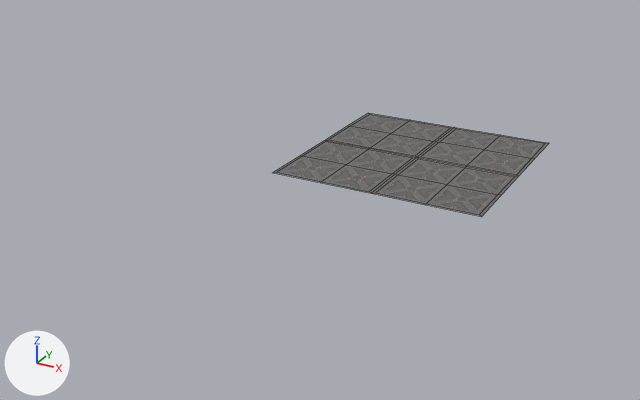
One commit to the FBX model assets/models/platform.fbx: the scene before it, then after it.
Camera for both pictures: a 50 mm lens placed at (14.1, -27.6, 12.1), pointed at (-0.6, -1.0, -1.2). The axes (+X, +Y, +Z) are drawn at lower left. The lights are the same throughout. The first picture is the older version. Mesh edges are drawn as thin lines. Where no turn or scale is listed for an object, it has been applied to the vertices.

Objects in the first picture: 'Platform_X8'.
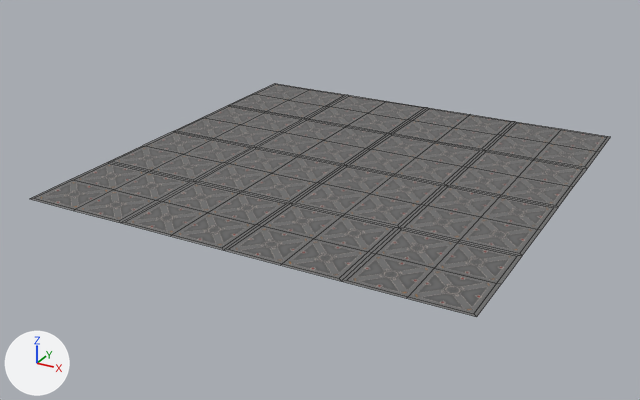
Pixel boxes [x1, y1, x2, y2] of what changed, in the pictures (640 x 400 px):
'Platform_X8', reshaped, moved (110% wider, 124% taller)
    before: [273, 113, 549, 217]
    after: [30, 83, 610, 317]
part 1 of me_mesh, added
    after: [30, 83, 610, 317]

Edits to the bpy script that builds the scene:
```text
Change me_mesh:
    used by ob_platform_x8; location = (2.0, 2.0, 0.0)
    remove me_mesh.from_pydata(...)  # 57 vertices, 48 faces; spans x -4.0..4.0, y -4.0..4.0, z 0.0
    add me_mesh.from_pydata(...)  # 209 vertices, 192 faces; spans x -8.0..8.0, y -8.0..8.0, z 0.0
    me_mesh part 1
    16 vertices are added at x 4.0..8.0, y -8.0..8.0, z 0.0
    5 new vertices lie (-0.12, 0.12, 0.0) away from vertices in x -4.0..4.0, y -4.0..4.0, z 0.0
    5 new vertices lie (-1.88, 0.0, 0.0) away from vertices in x -4.12..3.88, y -3.88..4.12, z 0.0
    10 new vertices lie (0.0, 1.88, 0.0) away from vertices in x -6.0..3.88, y -3.88..4.12, z 0.0
    10 new vertices lie (-1.88, 0.0, 0.0) away from vertices in x -6.0..2.0, y -3.88..6.0, z 0.0
    9 new vertices lie (0.0, 1.89, 0.0) away from vertices in x -7.88..3.88, y 6.0, z 0.0
    8 new vertices lie (-0.12, -0.12, 0.0) away from vertices in x -7.88..4.0, y -4.0..4.12, z 0.0
    8 new vertices lie (0.12, -0.12, 0.0) away from vertices in x -8.0..4.0, y -4.0..4.0, z 0.0
    9 new vertices lie (0.0, -1.88, 0.0) away from vertices in x -7.88..4.12, y -4.12..3.88, z 0.0
    14 new vertices lie (1.88, 0.0, 0.0) away from vertices in x -7.88..4.12, y -6.0..3.88, z 0.0
    11 new vertices lie (0.0, -1.89, 0.0) away from vertices in x -7.88..6.0, y -6.0, z 0.0
    9 new vertices lie (-0.12, 0.0, 0.0) away from vertices in x -7.88..4.12, y -6.0..6.0, z 0.0
    7 new vertices lie (1.88, 0.0, 0.0) away from vertices in x 6.0, y -7.89..3.88, z 0.0
    6 new vertices lie (2.0, 0.0, 0.0) away from vertices in x -8.0..4.0, y -4.0..4.0, z 0.0
    6 new vertices lie (0.12, 0.12, 0.0) away from vertices in x 4.0..7.88, y -4.12..4.0, z 0.0
    7 new vertices lie (0.0, 2.0, 0.0) away from vertices in x -8.0..8.0, y -4.0..6.0, z 0.0
    5 new vertices lie (0.0, -2.0, 0.0) away from vertices in x -8.0..8.0, y -6.0..-4.0, z 0.0
    7 new vertices lie (2.0, 0.0, 0.0) away from vertices in x -8.0..4.0, y -8.0..8.0, z 0.0
    144 new faces join them
Change ob_platform_x8:
    ob_platform_x8.location: (2.0, 2.0, 0.0) -> (-0.01, -0.05, 0.0)
```
